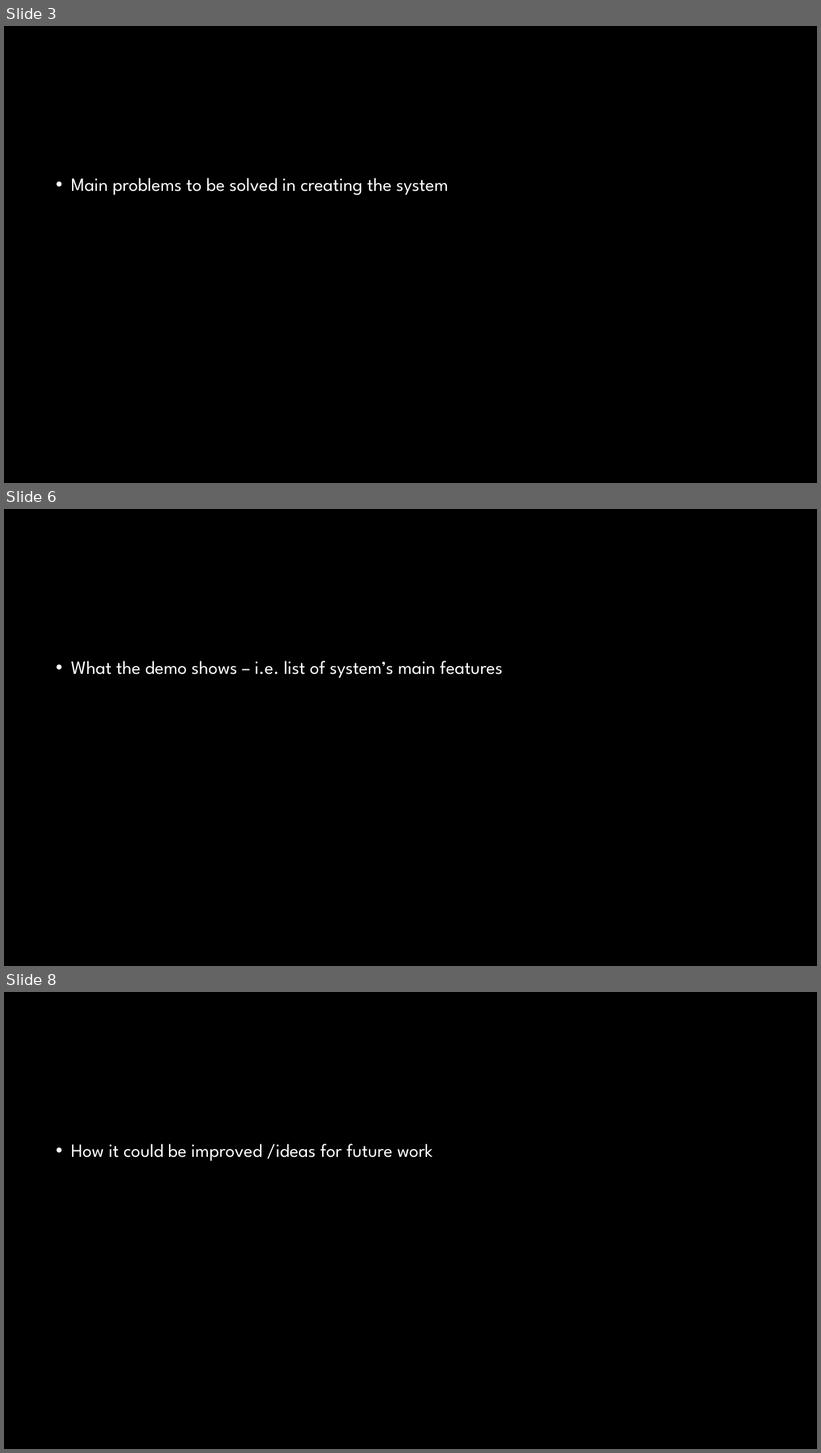
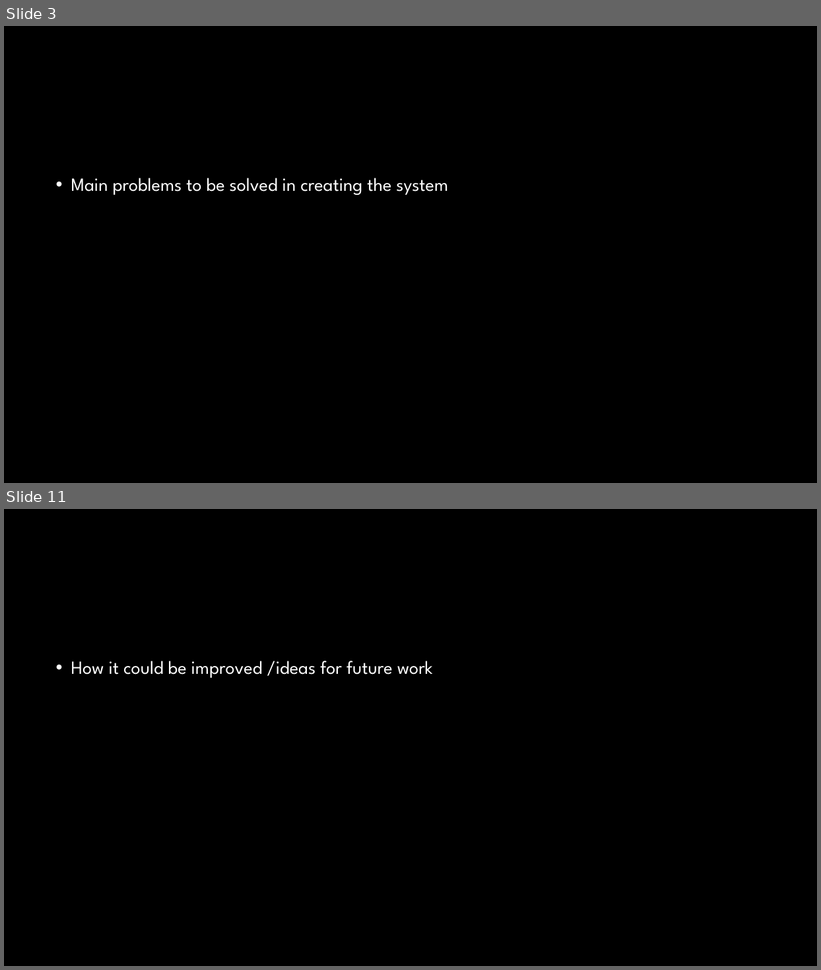
Before and after one commit to Crimson-Scot96/Conversational-AI, a slide deck: set10120_cw2_presentation.pptx. Shown one above the other, each under a label of ours: slides 3, 6 and 8 before the commit, slides 3 and 11 after it; the slides between them are not shown. The pictures are 821x1453 and 821x970 pixels, drawn with LibreOffice and Linux fonts; fonts in the diff are those of the drawing; background and template pictures are left out. Boxes give left, top, right and bottom in pixels: in the first picture for what was removed or moved away, otherwise in the second. Text is boxed around its words. In the diff, an @@ line names an element or a change of style, - is before the commit and + after.

```diff
--- a/set10120_cw2_presentation.pptx
+++ b/set10120_cw2_presentation.pptx
@@ slide 6 removed at (4,509,817,966), background #000000 @@
@@ text removed at (71,661,503,678) @@
-• What the demo shows – i.e. list of system’s main features
@@ what was slide 8 is now slide 11 @@
```
Also in this commit, not shown: 7 slides added, 3 other slides removed.
